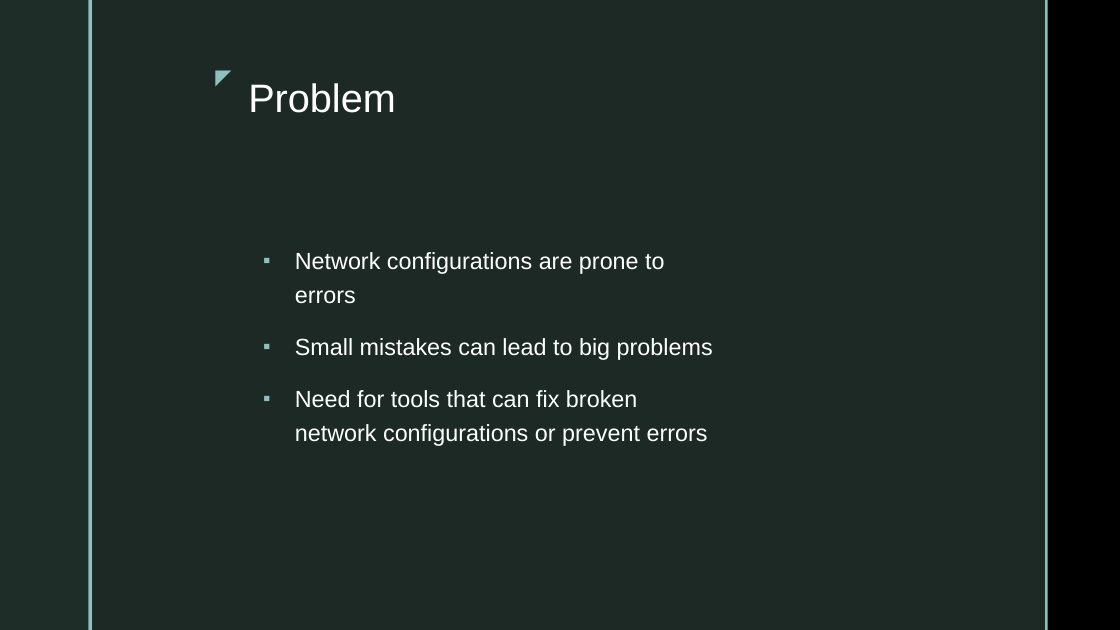
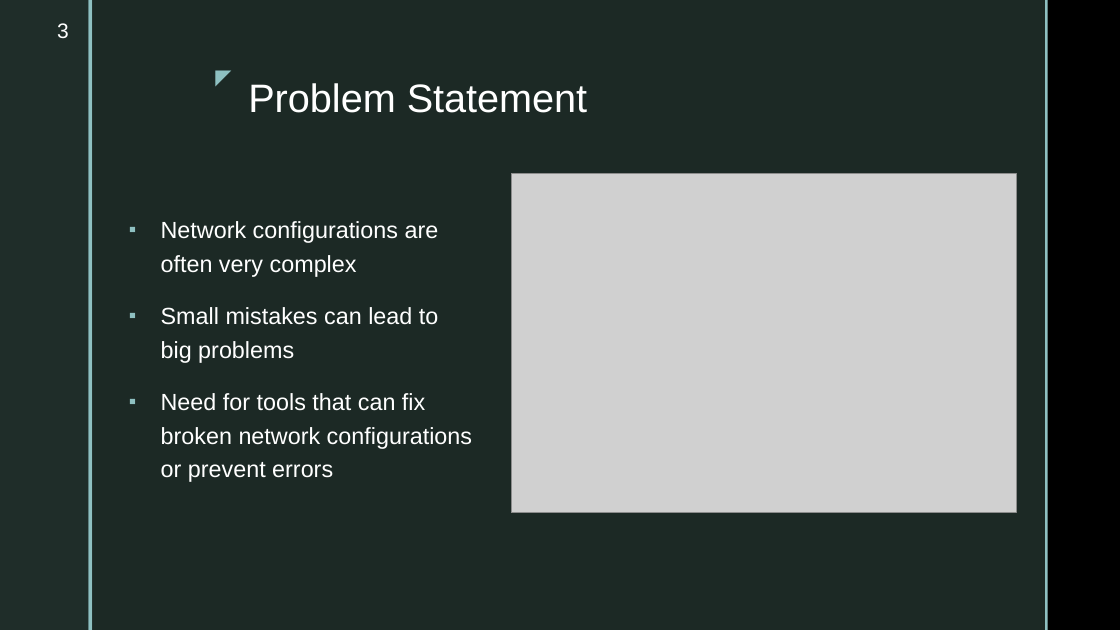
Before and after one commit to ahsanMah/config-completion, a slide deck: slide 3 of Final Presentation.pptx. Drawn at 1120x630 pixels with LibreOffice and Linux fonts; fonts in the diff are those of the drawing; grey boxes stand for pictures; background and template pictures are left out. Boxes give left, top, right and bottom in pixels: in the first picture for what was removed or moved away, otherwise in the second. Text is boxed around its words. In the diff, an @@ line names an element or a change of style, - is before the commit and + after.

```diff
--- a/Final Presentation.pptx
+++ b/Final Presentation.pptx
@@ page number added at bbox=[57, 23, 69, 38], 18 pt, text #FFFFFF @@
+3
@@ title at bbox=[248, 83, 587, 113]: text changed @@
-Problem
+Problem Statement
@@ text "Network configurations are often very ...": place and size @@
-text "Network configurations are often very ..." at bbox=[295, 252, 713, 446]
+text "Network configurations are often very ..." at bbox=[161, 221, 472, 482]
@@ picture added at bbox=[511, 173, 1016, 513] @@
@@ text at bbox=[161, 221, 439, 277]: text changed @@
-▪ Network configurations are prone to errors
+▪ Network configurations are often very complex
```
Also in this commit, not shown: 9 other slides changed, 8 slides added, 5 slides removed, 18 other files.
